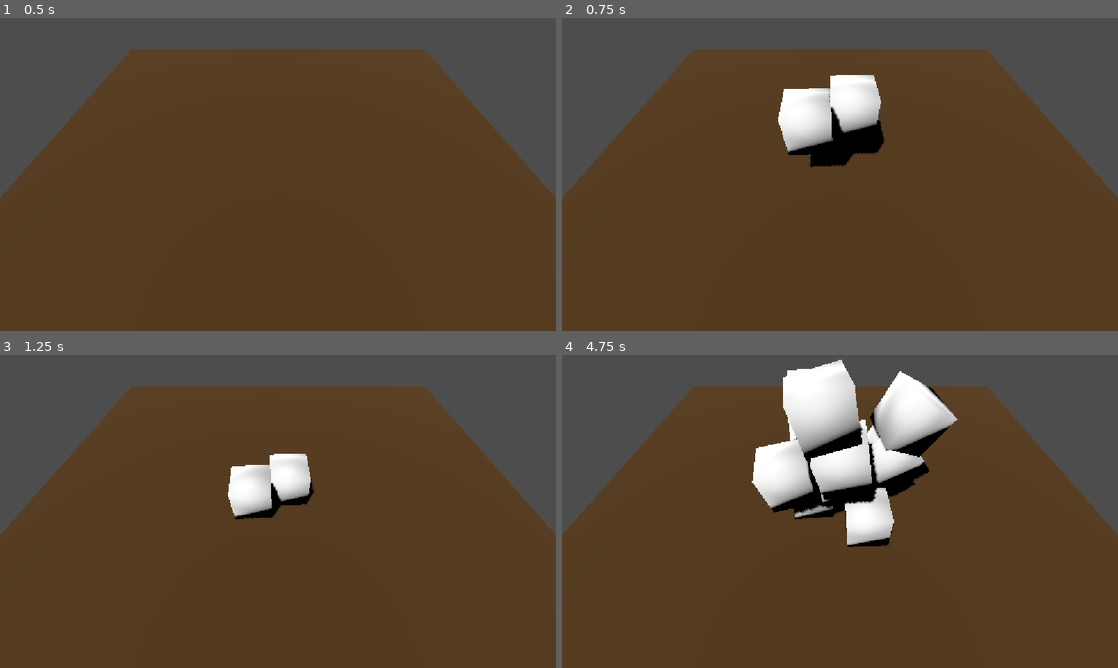
Above: before the commit, frames 1-4 (two rows, left to right).
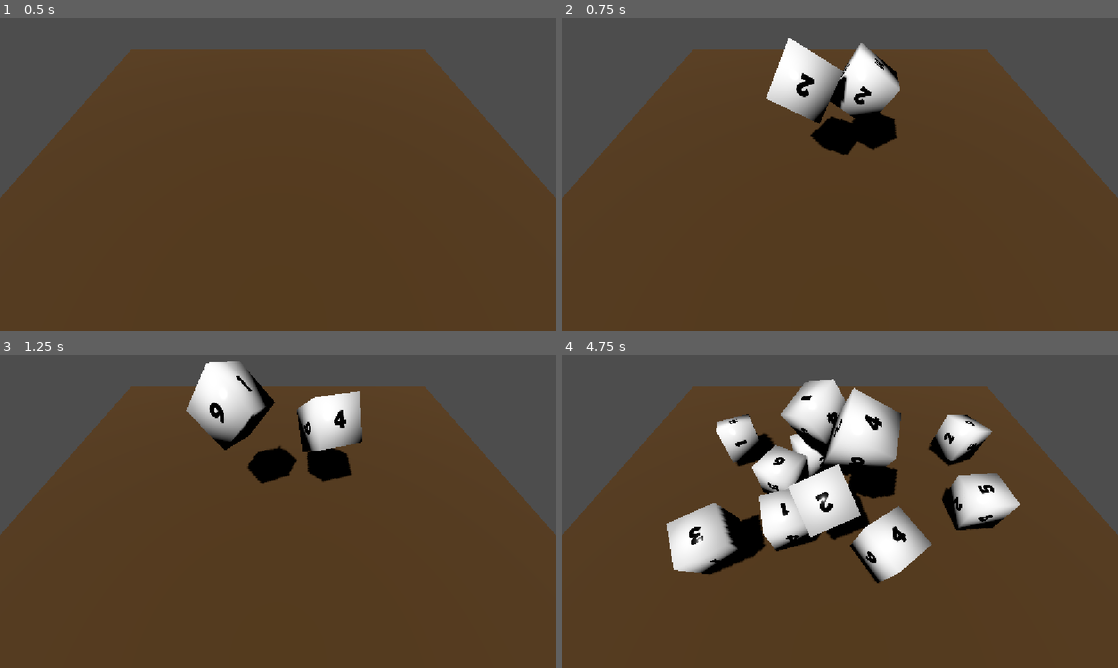
Above: after the commit, the same moments.

Repository: MagicNube/Burn-The-Dice
Game: Godot game, scene res://scenes/environment/table.tscn
The game is run twice, just before and just after one commit, with the same random seed, the same clock (stepped at 60 frames per second) and the same inputs.
Inputs (mouse positions are in pixels of both pictures, inside the frame that each line leads up to):
- Up to frame 1 (0.5 s): no input
- Up to frame 2 (0.75 s): tap Enter (ui_accept) at 0.5 s; move the mouse to (962, 158) at 0.52 s; hold Enter (ui_accept) from 0.53 s (still down); click (962, 158) at 0.67 s
- Up to frame 3 (1.25 s): keep holding Enter (ui_accept)
- Up to frame 4 (4.75 s): move the mouse to (728, 527) at 1.27 s; release Enter (ui_accept) at 1.28 s; tap Enter (ui_accept) at 1.35, 1.52, 1.82, 2.85, 3.02, 3.32, 4.35, 4.52 s; click (728, 527) at 1.42 s; move the mouse to (895, 442) at 2.02 s; hold Enter (ui_accept) 2.03-2.78 s; click (895, 442) at 2.17 s; move the mouse to (812, 574) at 2.77 s; click (812, 574) at 2.92 s; move the mouse to (1006, 558) at 3.52 s; hold Enter (ui_accept) 3.53-4.28 s; click (1006, 558) at 3.67 s; move the mouse to (673, 464) at 4.27 s; click (673, 464) at 4.42 s

Frame 1 is identical in both runs. In frame 2, 5.9% of the frame differs, in the area x 36-61%, y 6-48%; in frame 3, 7.9%; in frame 4, 20%, in the area x 18-83%, y 1-73%.
Error before the commit: Parse Error: Static function "create_single_value_content()" not found in base "DiceRegistry". (res://dice/controllers/dice.gd:15)

Commit message:
Primera versión dado (d6) con resultado

Diff:
--- a/dice/controllers/dice.gd
+++ b/dice/controllers/dice.gd
@@ -10,24 +10,18 @@
 var _markers: Array[MarkerFace] = []
 
 func _ready() -> void:
+	definition = DiceRegistry.get_definition("d6")
+	content = DiceRegistry.create_single_value_content([2, 1, 4, 3, 5, 6])
 
-	definition = DiceRegistry.get_definition("d6")
-	content = DiceRegistry.create_single_value_content([1,2,3,4,5,6])
-
-	face_controller.setup_faces(definition, content)
-
-
-	# Aseguramos que el SubViewport se actualice siempre
 	sub_viewport.render_target_update_mode = SubViewport.UPDATE_ALWAYS
 
 	if definition != null:
 		for geo in definition.geometry:
 			var marker = MarkerFace.new()
 			marker.id = geo.id
-			marker.position = geo.center_local
+			marker.position = Vector3(geo.center_local.x, geo.center_local.z, -geo.center_local.y)
 			add_child(marker)
 			_markers.append(marker)
-			print("Generado Marker ID:", marker.id, "Pos:", marker.position)
 
 	if definition != null and content != null:
 		face_controller.setup_faces(definition, content)
@@ -40,8 +34,8 @@
 
 	sleeping_state_changed.connect(_on_sleeping_state_changed)
 
-func _unhandled_input(event: InputEvent) -> void:
-	if event.is_action_pressed("ui_accept"):
+func _input_event(camera: Node, event: InputEvent, event_position: Vector3, normal: Vector3, shape_idx: int) -> void:
+	if event is InputEventMouseButton and event.pressed and event.button_index == MOUSE_BUTTON_LEFT:
 		roll(Vector3(randf_range(-2, 2), 10, randf_range(-2, 2)), Vector3(randf_range(-5, 5), randf_range(-5, 5), randf_range(-5, 5)))
 
 func roll(impulse: Vector3, torque: Vector3) -> void:
@@ -56,7 +50,6 @@
 		if definition == null or content == null: return
 
 		var winner_id = definition.get_winning_face_id(_markers)
-
 		if winner_id != -1 and winner_id < content.faces.size():
 			var result = content.faces[winner_id].values
 			print("🎲 Resultado ID ", winner_id, ": ", result)
--- a/dice/controllers/face_controller.gd
+++ b/dice/controllers/face_controller.gd
@@ -11,7 +11,6 @@
 	queue_redraw()
 
 func _draw() -> void:
-	print ("PINTANDO")
 	var canvas_size = get_size()
 	draw_rect(Rect2(Vector2.ZERO, canvas_size), Color.WHITE)
 
@@ -27,9 +26,10 @@
 			var face_data = content.faces[geo_id]
 
 			if not face_data.values.is_empty():
-				var pixel_center = geo.uv_center * canvas_size
-				var transform = Transform2D(deg_to_rad(geo.rotation_deg), pixel_center)
+				var fixed_uv = Vector2(geo.uv_center.x, 1.0 - geo.uv_center.y)
+				var pixel_center = fixed_uv * canvas_size
 
+				var transform = Transform2D(deg_to_rad(-geo.rotation_deg), pixel_center)
 				draw_set_transform_matrix(transform)
 
 				var text_to_draw = face_data.values[0]
--- a/dice/registry/dice_registry.gd
+++ b/dice/registry/dice_registry.gd
@@ -6,7 +6,6 @@
 	var geometry_list: Array[FaceGeometry] = []
 
 	match type:
-
 		"d6":
 			geometry_list = [
 				FaceGeometry.new(Vector3(0.0000, 0.0000, 0.7004), Vector2(0.1667, 0.8333), 90.00),
@@ -14,17 +13,15 @@
 				FaceGeometry.new(Vector3(0.0000, -0.7004, 0.0000), Vector2(0.1667, 0.5000), 90.00),
 				FaceGeometry.new(Vector3(0.0000, 0.7004, 0.0000), Vector2(0.5000, 0.5000), -90.00),
 				FaceGeometry.new(Vector3(0.7004, 0.0000, 0.0000), Vector2(0.1667, 0.1667), 90.00),
-				FaceGeometry.new(Vector3(-0.7004, 0.0000, 0.0000), Vector2(0.5000, 0.1667), -180.00),
+				FaceGeometry.new(Vector3(-0.7004, 0.0000, 0.0000), Vector2(0.5000, 0.1667), -180.00)
 			]
-
 		"d4":
 			geometry_list = [
 				FaceGeometry.new(Vector3(-0.3914, 0.0000, 0.1218), Vector2(0.1405, 0.7636), 150.71),
 				FaceGeometry.new(Vector3(0.1957, -0.2946, 0.1218), Vector2(0.7249, 0.7342), -149.34),
 				FaceGeometry.new(Vector3(0.0000, 0.0000, -0.3655), Vector2(0.1409, 0.2808), 36.71),
-				FaceGeometry.new(Vector3(0.1957, 0.2946, 0.1218), Vector2(0.7139, 0.2361), -145.97),
+				FaceGeometry.new(Vector3(0.1957, 0.2946, 0.1218), Vector2(0.7139, 0.2361), -145.97)
 			]
-
 		"d8":
 			geometry_list = [
 				FaceGeometry.new(Vector3(-0.3454, -0.3454, -0.3454), Vector2(0.0992, 0.8333), -90.00),
@@ -34,9 +31,8 @@
 				FaceGeometry.new(Vector3(-0.3454, 0.3454, -0.3454), Vector2(0.6804, 0.5000), 150.00),
 				FaceGeometry.new(Vector3(0.3454, 0.3454, 0.3454), Vector2(0.0992, 0.1667), 30.00),
 				FaceGeometry.new(Vector3(-0.3454, 0.3454, 0.3454), Vector2(0.3898, 0.1667), -90.00),
-				FaceGeometry.new(Vector3(0.3454, 0.3454, -0.3454), Vector2(0.6804, 0.1667), 30.00),
+				FaceGeometry.new(Vector3(0.3454, 0.3454, -0.3454), Vector2(0.6804, 0.1667), 30.00)
 			]
-
 		"d10":
 			geometry_list = [
 				FaceGeometry.new(Vector3(-0.4733, -0.3438, -0.3618), Vector2(0.6651, 0.8498), 121.70),
@@ -48,7 +44,7 @@
 				FaceGeometry.new(Vector3(-0.5850, 0.0000, 0.3618), Vector2(0.2500, 0.2501), 58.31),
 				FaceGeometry.new(Vector3(0.5850, 0.0000, -0.3618), Vector2(0.7500, 0.2501), -121.69),
 				FaceGeometry.new(Vector3(-0.1807, 0.5562, 0.3618), Vector2(0.0900, 0.1890), -90.00),
-				FaceGeometry.new(Vector3(-0.1807, -0.5562, 0.3618), Vector2(0.4100, 0.1890), 90.00),
+				FaceGeometry.new(Vector3(-0.1807, -0.5562, 0.3618), Vector2(0.4100, 0.1890), 90.00)
 			]
 
 	for i in range(geometry_list.size()):
@@ -56,3 +52,12 @@
 
 	def.geometry = geometry_list
 	return def
+
+static func create_single_value_content(values: Array) -> DiceContent:
+	var content = DiceContent.new()
+	for val in values:
+		var face_arr: Array[String] = []
+		face_arr.append(str(val))
+		var face_content = FaceContent.new(face_arr)
+		content.faces.append(face_content)
+	return content
